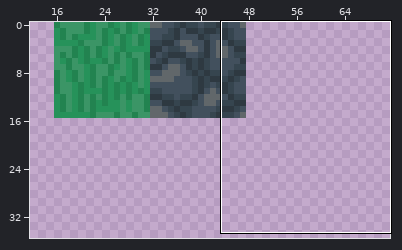
A sprite sheet gets an edit: Resources/tiles.png. Above: a wide view before the commit, with the close-up outlined.
Close-up. First the earlier version:
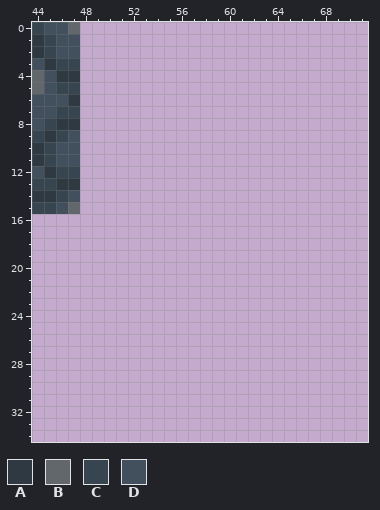
The file is 512x512 pixels. Colours within 5 levels of each other are drawn and written as one. Shown: x 44..71, y 0..34. The old version is drawn lined up with the new one, on the new canvas. The wide view leaves out empty margins.
Palette (. is transparent): A #2e3941  B #61676a  C #36454f  D #42505d
Pixels before, first column x 44:
 0 CDDB
 1 ACDD
 2 ACDD
 3 DACC
 4 BDAA
 5 BDCC
 6 DDDA
 7 DDCC
 8 DCAA
 9 CACD
10 ACDD
11 ACDD
12 DACC
13 CCAA
14 AACD
15 CCDB
The same view after the edit:
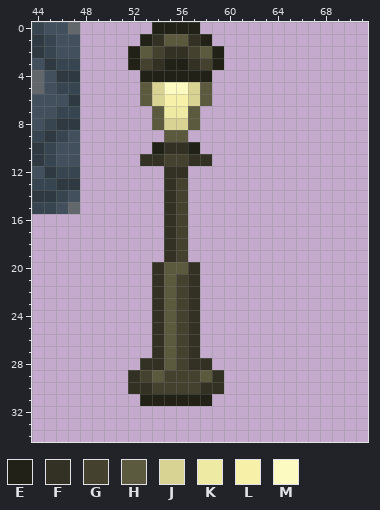
Colours new in this view: E #212117  F #323123  G #44422e  H #5c5a3e  J #d8d393  K #eee9a3  L #f6f0a9  M #fcfac1
Change:
canvas 512x512 -> 256x256 (the part of the old canvas that was cut away was empty and is not shown)
Changed rows in their new state; - is an unchanged pixel.
first column x 52:
 0 --EEEE--
 1 -EFHHFE-
 2 EHGFFGHE
 3 EGFEEFGE
 4 -EEEEEE-
 5 -HJMMJH-
 6 -HJLLJH-
 7 --HKKH--
 8 --HJJH--
 9 ---HH---
10 --EFFE--
11 -FFGGFF-
12 ---FF---
13 ---FG---
14 ---FG---
15 ---FG---
16 ---FG---
17 ---FG---
18 ---FG---
19 ---FG---
20 --FHHF--
21 --FHGF--
22 --FHGF--
23 --FHGF--
24 --FHGF--
25 --FHGF--
26 --FHGF--
27 --FHGF--
28 -FFHGFF-
29 FGHGGGHF
30 FFGGGGFF
31 -EEEEEE-
Boxes around the changes in both close-ups, in picture pixels (x1, y1, x2, y2):
added: (128, 22, 224, 406)
